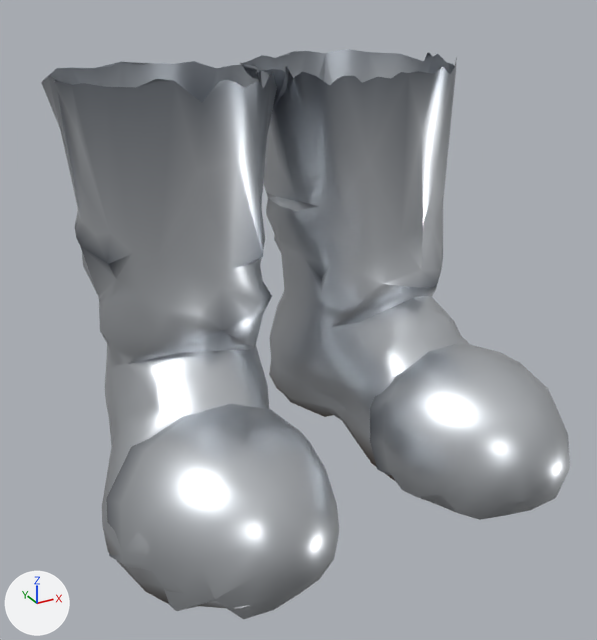
Two versions of the glTF model assets_src/armor/aydor_2/heavy_a_feet.glb, one commit apart.
Rendered twice from a camera (50 mm lens) standing at (-0.336, -0.626, 0.429) and looking at (-0.013, -0.039, 0.136). Lighting does not change. The marker at lower left points along +X, +Y and +Z. The older version comes first. Vertices at exactly the same position are counted once.

Objects in the first picture: 'heavy_a_feet'.
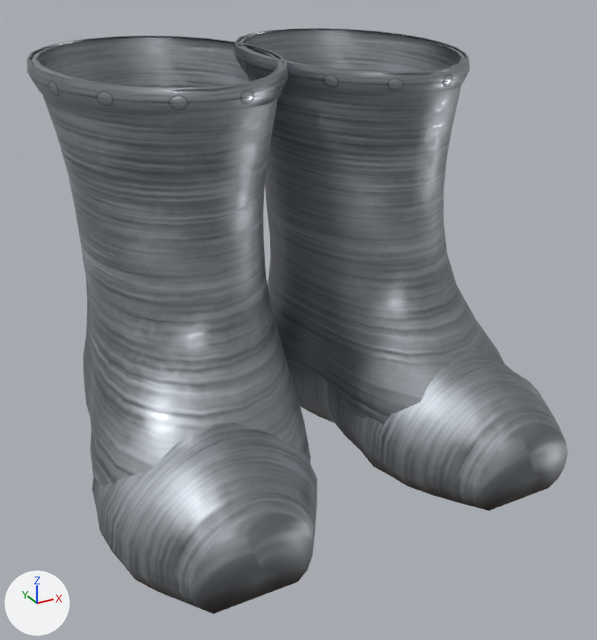
Boxes (x1, y1, x2, y2) around the edits, measured in the pictures (597 x 640 px):
'heavy_a_feet', reshaped: before (41, 49, 570, 619); after (27, 28, 568, 614)
part 1 of me_heavy_a_feet, rebuilt: before (41, 61, 277, 609); after (31, 37, 311, 486)
part 2 of me_heavy_a_feet, rebuilt: before (240, 49, 469, 482); after (238, 29, 505, 425)
part 3 of me_heavy_a_feet, added: after (289, 347, 568, 511)
part 4 of me_heavy_a_feet, added: after (92, 423, 317, 614)
part 5 of me_heavy_a_feet, added: after (234, 28, 470, 96)
part 6 of me_heavy_a_feet, added: after (27, 36, 288, 116)
part 7 of me_heavy_a_feet, deleted: before (370, 343, 570, 520)
part 8 of me_heavy_a_feet, deleted: before (106, 404, 339, 619)

The edits, one by one:
Picture 'steel_c.png' (img_steel_c_png) is new.
Picture 'steel_orm.png' (img_steel_orm_png) is new.
Picture 'steel_n.png' (img_steel_n_png) is new.
Picture 'trim_orm.png' (img_trim_orm_png) is new.
Picture 'trim_c.png' (img_trim_c_png) is new.
Picture 'trim_n.png' (img_trim_n_png) is new.
Material 'steel' (mat_steel) is new.
Uses the picture img_steel_c_png.
Uses the picture img_steel_n_png.
Uses the picture img_steel_orm_png.
Material 'trim' (mat_trim) is new.
Uses the picture img_trim_c_png.
Uses the picture img_trim_n_png.
Uses the picture img_trim_orm_png.
me_heavy_a_feet is used by ob_heavy_a_feet; location (0.0, 0.0, 0.0).
me_heavy_a_feet had 899 vertices, 1651 faces and spanned x -0.214..0.215, y -0.22..0.159, z -0.009..0.35.
me_heavy_a_feet no longer uses material mat_metal.
me_heavy_a_feet now has 1636 vertices, 3072 faces and spans x -0.216..0.218, y -0.204..0.165, z -0.009..0.362.
me_heavy_a_feet part 1: the loose piece of 358 vertices spanning x -0.214..0.004, y -0.21..0.158, z -0.009..0.35 is rebuilt with 312 vertices and now spans x -0.209..0.009, y -0.162..0.161, z 0.031..0.361, in mat_steel.
me_heavy_a_feet part 2: the loose piece of 347 vertices spanning x -0.003..0.213, y -0.21..0.159, z -0.009..0.347 is rebuilt with 312 vertices and now spans x -0.008..0.205, y -0.155..0.161, z 0.032..0.361, in mat_steel.
me_heavy_a_feet part 3: a new loose piece of 386 vertices spanning x 0.014..0.218, y -0.204..0.151, z -0.009..0.153, in mat_steel.
me_heavy_a_feet part 4: a new loose piece of 386 vertices spanning x -0.216..-0.013, y -0.203..0.151, z -0.009..0.151, in mat_steel.
me_heavy_a_feet part 5: a new loose piece of 120 vertices spanning x -0.012..0.199, y -0.061..0.165, z 0.323..0.362, in mat_trim.
me_heavy_a_feet part 6: a new loose piece of 120 vertices spanning x -0.198..0.013, y -0.062..0.165, z 0.323..0.362, in mat_trim.
Part 7, on me_heavy_a_feet:
97 vertices are removed from x 0.036..0.215, y -0.22..-0.052, z -0.009..0.101.
176 faces are deleted.
Part 8, on me_heavy_a_feet:
97 vertices are removed from x -0.214..-0.033, y -0.219..-0.053, z -0.009..0.1.
176 faces are deleted.
me_heavy_a_feet gains material mat_steel.
me_heavy_a_feet gains material mat_trim.
